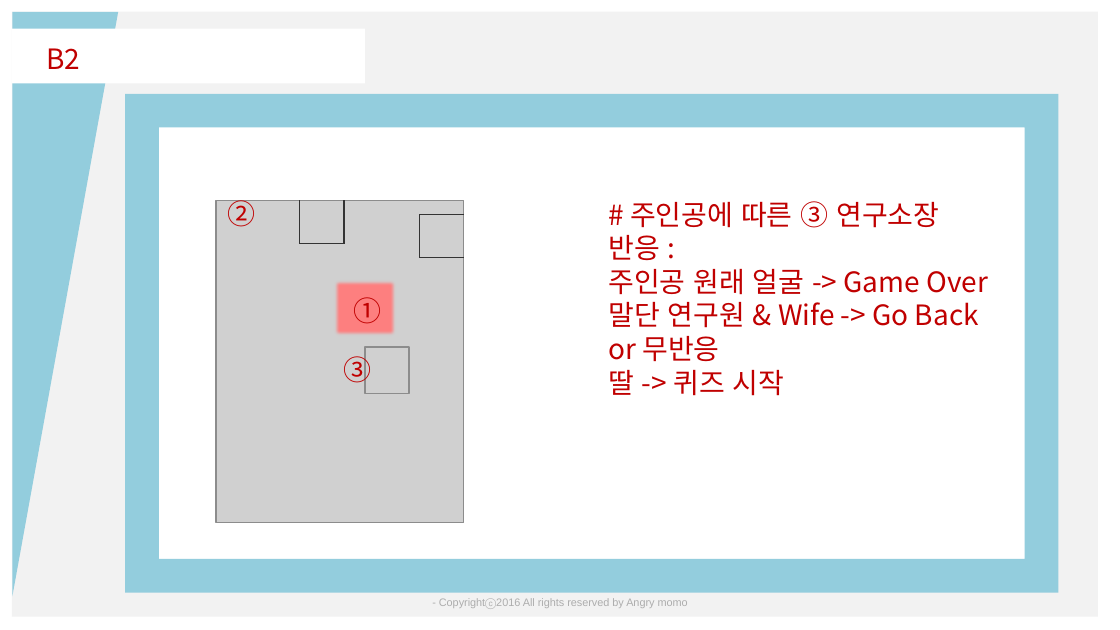
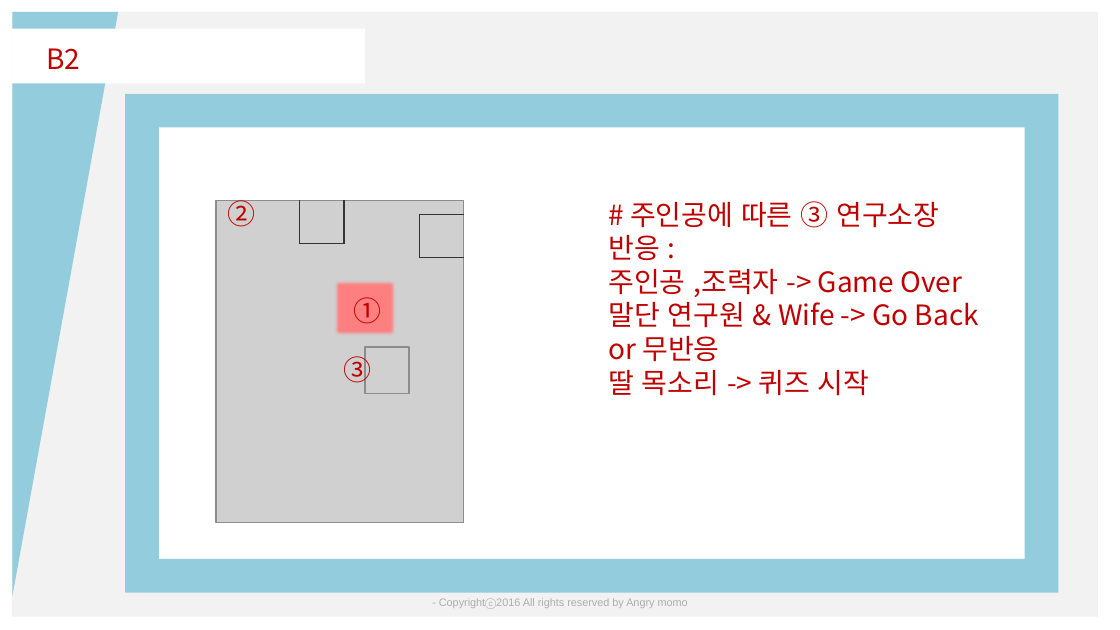
Before and after one commit to ParkSeJi/Touch-My-Skin, a slide deck: slide 8 of 겜소디 맵디.pptx. Drawn at 1120x630 pixels with LibreOffice and Linux fonts; fonts in the diff are those of the drawing; grey boxes stand for pictures. Boxes give left, top, right and bottom in pixels: in the first picture for what was removed or moved away, otherwise in the second. Text is boxed around its words. In the diff, an @@ line names an element or a change of style, - is before the commit and + after.

```diff
--- a/겜소디 맵디.pptx
+++ b/겜소디 맵디.pptx
@@ text at (608,269,963,297): text changed @@
-주인공 원래 얼굴 -> Game Over
+주인공 ,조력자 -> Game Over
@@ text at (608,370,870,396): text changed @@
-딸 -> 퀴즈 시작
+딸 목소리 -> 퀴즈 시작
```
Also in this commit, not shown: 4 other slides changed.
